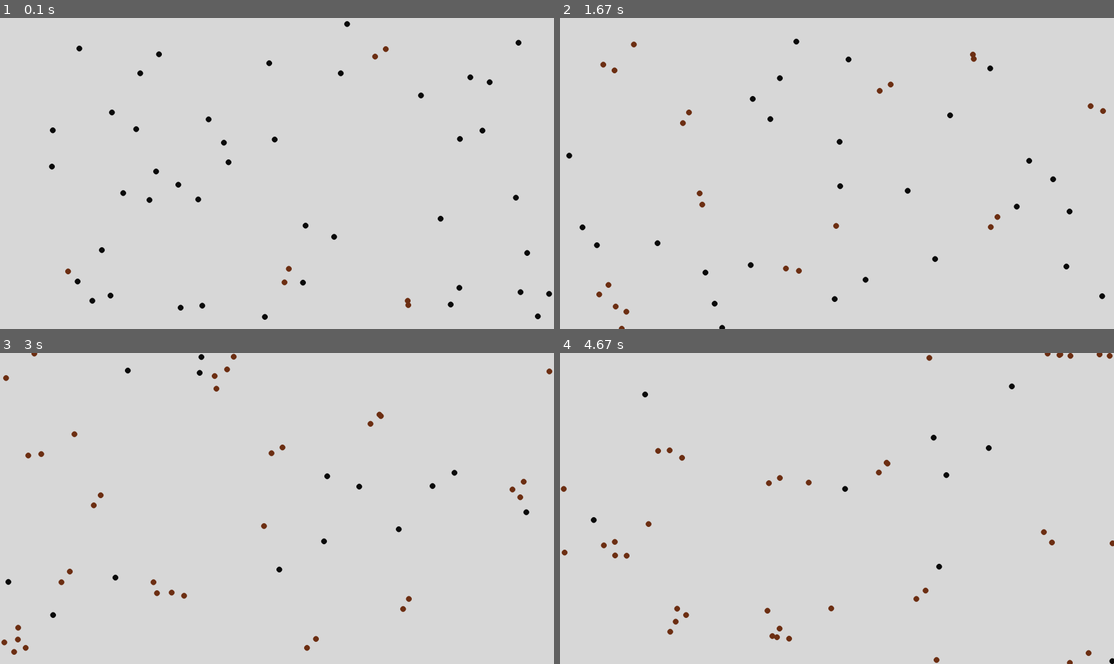
Above: before the commit, frames 1-4 (two rows, left to right).
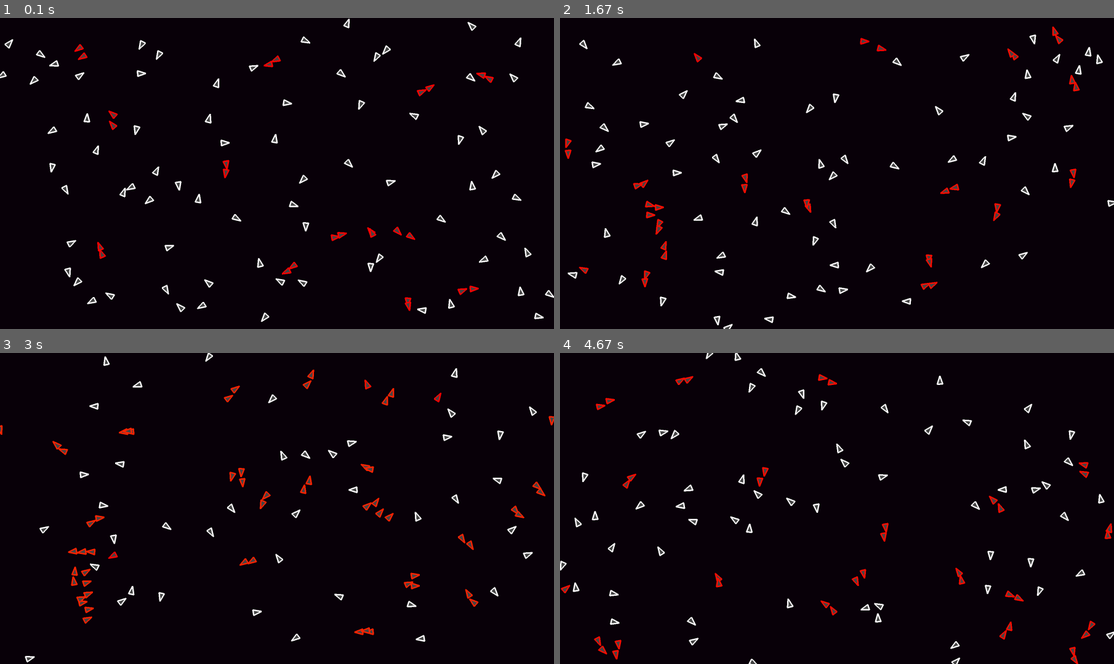
Above: after the commit, the same moments.

Repository: Josephbakulikira/simple-Flocking-simulation-python-pygame
Game: pygame game, started from main.py
Two runs of this game, one before a commit and one after it. Both use one fixed random seed, a clock stepped at 60 frames per second and the inputs below.
Inputs:
- Up to frame 1 (0.1 s): no input
- Up to frame 2 (1.67 s): hold R 0.33-0.8 s; hold R 0.83-1.3 s; tap R at 1.33 s
- Up to frame 3 (3 s): hold R 2.17-2.63 s; tap Space at 2.67 s
- Up to frame 4 (4.67 s): tap Space at 3 s; hold R 3.33-3.8 s; hold R 3.83-4.3 s; hold R from 4.33 s (still down)

The runs differ from the first frame. In frame 1, 100% of the frame differs, in the area x 0-100%, y 0-100%; in frame 2, 99%; in frame 3, 100%; in frame 4, 100%.

Commit message:
add matrices

Diff:
--- a/boid.py
+++ b/boid.py
@@ -1,10 +1,12 @@
 import pygame
-from tools import Vector, getDistance, NEIGHBORHOOD_RADIUS,SubVectors
+from tools import *
 from random import uniform
 import colorsys
-
+from matrix import *
+from math import pi
 # def hsvToRGB(h, s, v):
 # 	return tuple(round(i * 255) for i in colorsys.hsv_to_rgb(h,s,v))
+
 
 class Boid:
 	def __init__(self, x, y):
@@ -16,9 +18,14 @@
 		#set a random magnitude
 		self.velocity = self.velocity * uniform(1.5, 4)
 		self.acceleration = Vector()
-		self.color = (12,12,12)
+		self.color = (255, 255,255)
+		self.secondaryColor = (70, 70, 70)
 		self.max_speed = 3
 		self.max_length = 1
+		self.size = 2
+		self.stroke = 5
+		self.angle = 0
+		self.hue = 0
 
 	def limits(self, width , height):
 		if self.position.x > width:
@@ -48,7 +55,7 @@
 			dist = getDistance(self.position, mate.position)
 			if mate is not self and dist < NEIGHBORHOOD_RADIUS:
 				temp = SubVectors(self.position,mate.position)
-				temp = temp/dist
+				temp = temp/(dist ** 2)
 				steering.add(temp)
 				total += 1
 
@@ -69,7 +76,8 @@
 			dist = getDistance(self.position, mate.position)
 			if mate is not self and dist < NEIGHBORHOOD_RADIUS:
 				steering.add(mate.velocity)
-				mate.color = (110, 48, 20)
+				mate.color = hsv_to_rgb( self.hue ,1, 1)
+
 				total += 1
 
 		if total > 0:
@@ -105,6 +113,26 @@
 		self.position = self.position + self.velocity
 		self.velocity = self.velocity + self.acceleration
 		self.velocity.limit(self.max_speed)
+		self.angle = self.velocity.heading() + pi/2
 
-	def Draw(self, screen):
-		pygame.draw.circle(screen, self.color, self.position.parseToInt(), 10)
+	def Draw(self, screen, distance, scale):
+		ps = []
+		points = [None for _ in range(3)]
+
+		points[0] = [[0],[-self.size],[0]]
+		points[1] = [[self.size//2],[self.size//2],[0]]
+		points[2] = [[-self.size//2],[self.size//2],[0]]
+
+		for point in points:
+			rotated = matrix_multiplication(rotationZ(self.angle) , point)
+			z = 1/(distance - rotated[2][0])
+
+			projection_matrix = [[z, 0, 0], [0, z, 0]]
+			projected_2d = matrix_multiplication(projection_matrix, rotated)
+
+			x = int(projected_2d[0][0] * scale) + self.position.x
+			y = int(projected_2d[1][0] * scale) + self.position.y
+			ps.append((x, y))
+
+		pygame.draw.polygon(screen, self.secondaryColor, ps)
+		pygame.draw.polygon(screen, self.color, ps, self.stroke)
--- a/main.py
+++ b/main.py
@@ -3,7 +3,7 @@
 from tools import Vector
 import math
 import random
-
+from matrix import *
 white, black = (217, 217, 217), (12, 12, 12)
 
 width, height = 1920, 1080
@@ -13,29 +13,45 @@
 clock = pygame.time.Clock()
 fps = 60
 
+scale = 50
+Distance = 5
+speed = 0.0005
+
 flock = []
 #number of boids
-n = 50
+n = 100
 #radius of perception of each boid
 
 for i in range(n):
 	flock.append(Boid(random.randint(20, width-20), random.randint(20, height-20)))
 
-
+reset = False
 run = True
 while run:
 	clock.tick(fps)
-	window.fill(white)
+	window.fill((10, 0 ,10))
 
 	for event in pygame.event.get():
 		if event.type == pygame.QUIT:
 			run = False
+		if event.type == pygame.KEYDOWN:
+			if event.key == pygame.K_ESCAPE:
+				run = False
+			if event.key == pygame.K_r:
+				reset = True
+
+	if reset == True:
+		flock = []
+		for i in range(n):
+			flock.append(Boid(random.randint(20, width-20), random.randint(20, height-20)))
+		reset = False
 
 	for boid in flock:
 		boid.limits(width, height)
 		boid.behaviour(flock)
 		boid.update()
-		boid.Draw(window)
+		boid.hue += speed
+		boid.Draw(window, Distance, scale)
 
 	pygame.display.update()
 pygame.quit()
--- /dev/null
+++ b/matrix.py
@@ -0,0 +1,36 @@
+import math
+
+def matrix_multiplication(a, b):
+    columns_a = len(a[0])
+    rows_a = len(a)
+    columns_b = len(b[0])
+    rows_b = len(b)
+
+    result_matrix = [[j for j in range(columns_b)] for i in range(rows_a)]
+    if columns_a == rows_b:
+        for x in range(rows_a):
+            for y in range(columns_b):
+                sum = 0
+                for k in range(columns_a):
+                    sum += a[x][k] * b[k][y]
+                result_matrix[x][y] = sum
+        return result_matrix
+
+    else:
+        print("columns of the first matrix must be equal to the rows of the second matrix")
+        return None
+
+
+def rotationX(angle):
+    return [[1, 0, 0],
+            [0, math.cos(angle), -math.sin(angle)],
+            [0, math.sin(angle), math.cos(angle)]]
+def rotationY(angle):
+    return [[math.cos(angle), 0, -math.sin(angle)],
+            [0, 1, 0],
+            [math.sin(angle), 0, math.cos(angle)]]
+
+def rotationZ(angle):
+    return [[math.cos(angle), -math.sin(angle), 0],
+            [math.sin(angle), math.cos(angle), 0],
+            [0, 0 ,1]]
--- a/tools.py
+++ b/tools.py
@@ -1,6 +1,6 @@
-from math import sqrt
-
-NEIGHBORHOOD_RADIUS = 50
+from math import sqrt, atan2
+import colorsys
+NEIGHBORHOOD_RADIUS = 40
 
 class Vector:
 	def __init__(self, x=0, y=0):
@@ -41,6 +41,12 @@
 		mag = self.magnitude()
 		if not (mag == 0 ):
 			self = self/mag
+
+	def heading(self):
+		angle = atan2(self.y, self.x)
+		# in radians
+		return angle
+
 	def limit(self, max_length):
 		squared_mag = self.magnitude() * self.magnitude()
 		if squared_mag > (max_length * max_length):
@@ -54,10 +60,17 @@
 
 
 def getDistance(v1, v2):
-	return sqrt((v1.x - v2.x)*(v1.x - v2.x) + (v1.y -v2.y)*(v1.y -v2.y))
+	return sqrt((v2.x - v1.x)*(v2.x - v1.x) + (v2.y -v1.y)*(v2.y - v1.y))
 
 def AddVectors(v1, v2):
 	return Vector(v1.x + v2.x, v1.y + v2.y)
 
+def translate(value, min1, max1, min2, max2):
+    return min2 + (max2 - min2)* ((value-min1)/(max1-min1))
+
+def hsv_to_rgb(h, s, v):
+    return tuple(round(i * 255) for i in colorsys.hsv_to_rgb(h, s, v))
+
+
 def SubVectors(v1, v2):
 	return Vector(v1.x - v2.x, v1.y - v2.y)
